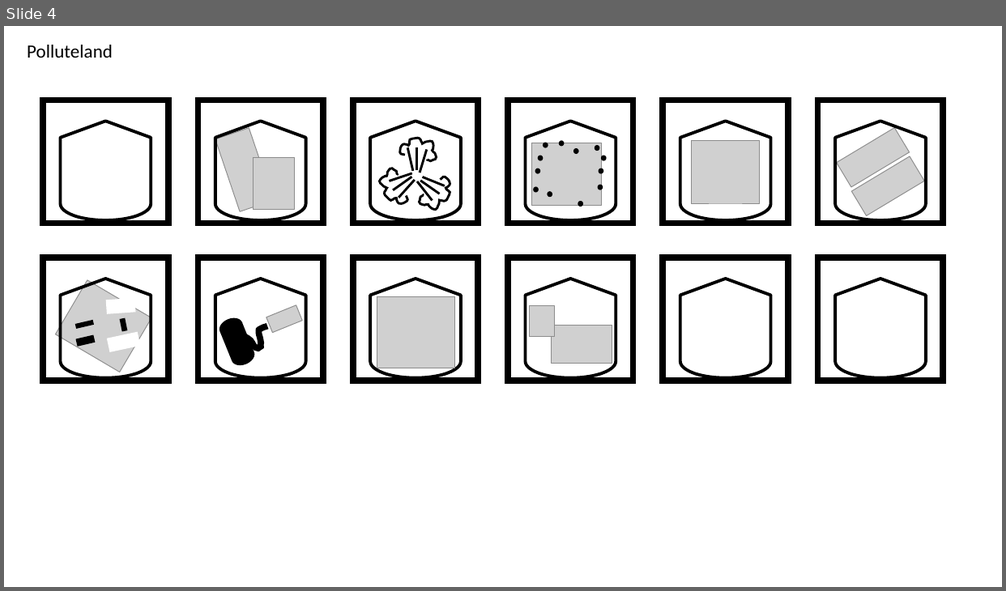
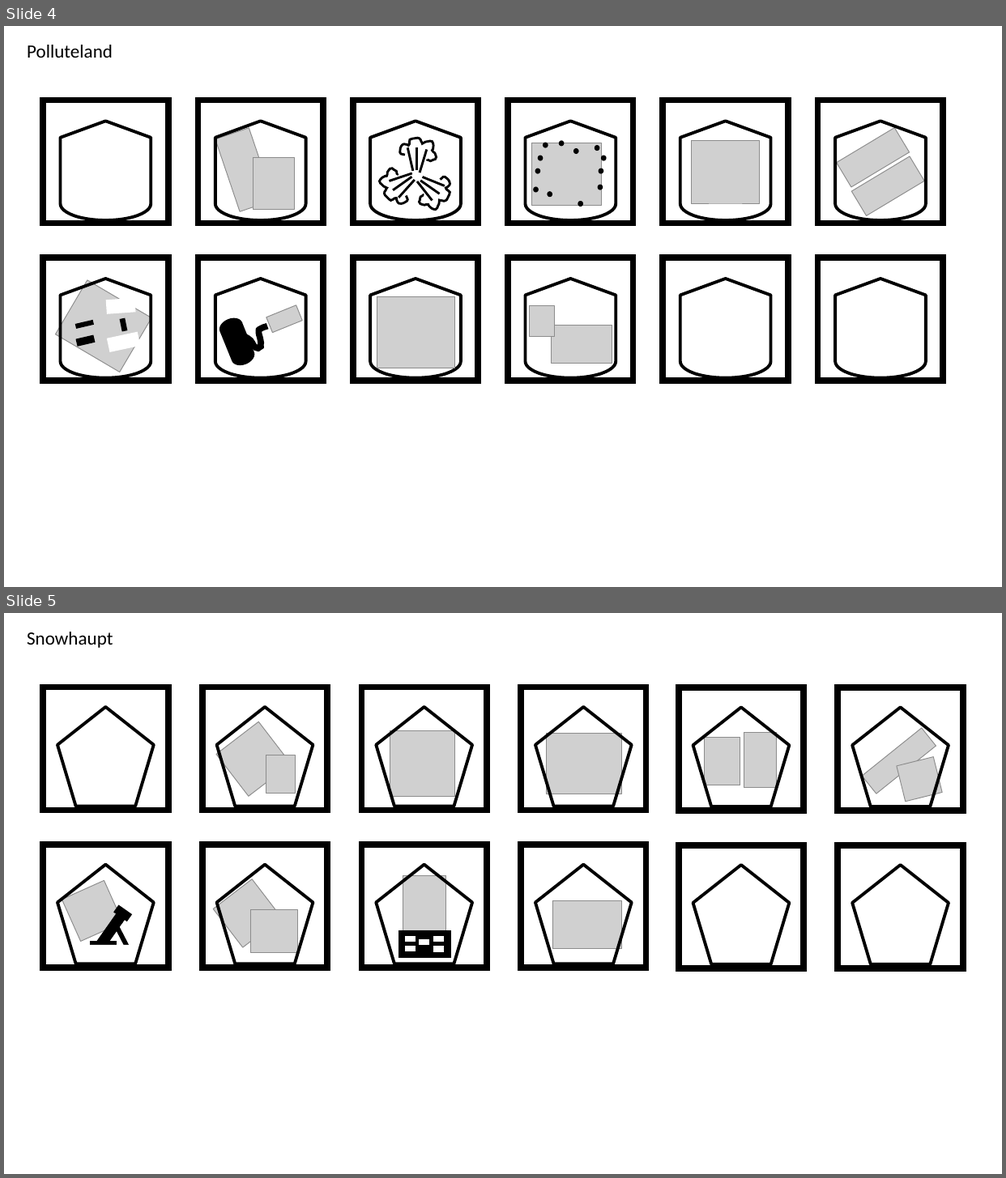
Before and after one commit to alexliuhust/JS_ChessGames, a slide deck: drawings.pptx. Shown one above the other, each under a label of ours: slide 4 before the commit, slides 4 and 5 after it. The pictures are 1006x591 and 1006x1178 pixels, drawn with LibreOffice and Linux fonts; fonts in the diff are those of the drawing; grey boxes stand for pictures. Boxes give left, top, right and bottom in pixels: in the first picture for what was removed or moved away, otherwise in the second. Text is boxed around its words. In the diff, an @@ line names an element or a change of style, - is before the commit and + after.

Commit message:
Add snowhaupt images

```diff
--- a/drawings.pptx
+++ b/drawings.pptx
@@ slide 5 added at (x1=4, y1=613, x2=1002, y2=1174), background #FFFFFF @@
@@ text added at (x1=27, y1=632, x2=113, y2=648), 18 pt, text #000000 @@
+Snowhaupt
@@ rectangle added at (x1=43, y1=687, x2=168, y2=811), outline #000000 6 pt @@
@@ pentagon added at (x1=57, y1=707, x2=154, y2=806), outline #000000 3 pt @@
@@ group added at (x1=202, y1=687, x2=327, y2=811): 2 pictures, 1 rectangle, 1 pentagon @@
@@ rectangle added at (x1=362, y1=687, x2=487, y2=811), outline #000000 6 pt @@
@@ pentagon added at (x1=376, y1=707, x2=473, y2=806), outline #000000 3 pt @@
@@ rectangle added at (x1=522, y1=687, x2=646, y2=811), outline #000000 6 pt @@
@@ pentagon added at (x1=535, y1=707, x2=632, y2=806), outline #000000 3 pt @@
@@ group added at (x1=679, y1=688, x2=803, y2=811): 2 pictures, 1 rectangle, 1 pentagon @@
@@ group added at (x1=838, y1=688, x2=963, y2=811): 2 pictures, 1 rectangle, 1 pentagon @@
@@ picture added at (x1=390, y1=731, x2=454, y2=796) @@
@@ picture added at (x1=546, y1=734, x2=622, y2=794) @@
@@ rectangle added at (x1=362, y1=845, x2=487, y2=969), outline #000000 6 pt @@
@@ rectangle added at (x1=522, y1=845, x2=646, y2=969), outline #000000 6 pt @@
@@ rectangle added at (x1=679, y1=845, x2=803, y2=969), outline #000000 6 pt @@
@@ rectangle added at (x1=838, y1=845, x2=963, y2=969), outline #000000 6 pt @@
@@ group added at (x1=43, y1=845, x2=168, y2=969): 6 rectangles, 1 picture, 1 pentagon @@
@@ group added at (x1=202, y1=845, x2=327, y2=969): 2 pictures, 1 rectangle, 1 pentagon @@
@@ pentagon added at (x1=376, y1=865, x2=473, y2=964), outline #000000 3 pt @@
@@ pentagon added at (x1=535, y1=865, x2=632, y2=964), outline #000000 3 pt @@
@@ pentagon added at (x1=692, y1=865, x2=790, y2=965), outline #000000 3 pt @@
@@ pentagon added at (x1=852, y1=865, x2=948, y2=965), outline #000000 3 pt @@
@@ picture added at (x1=552, y1=901, x2=622, y2=948) @@
@@ group added at (x1=398, y1=875, x2=450, y2=957): 6 rectangles, 1 picture @@
```
Also in this commit, not shown: 2 slides changed, 29 other files.
